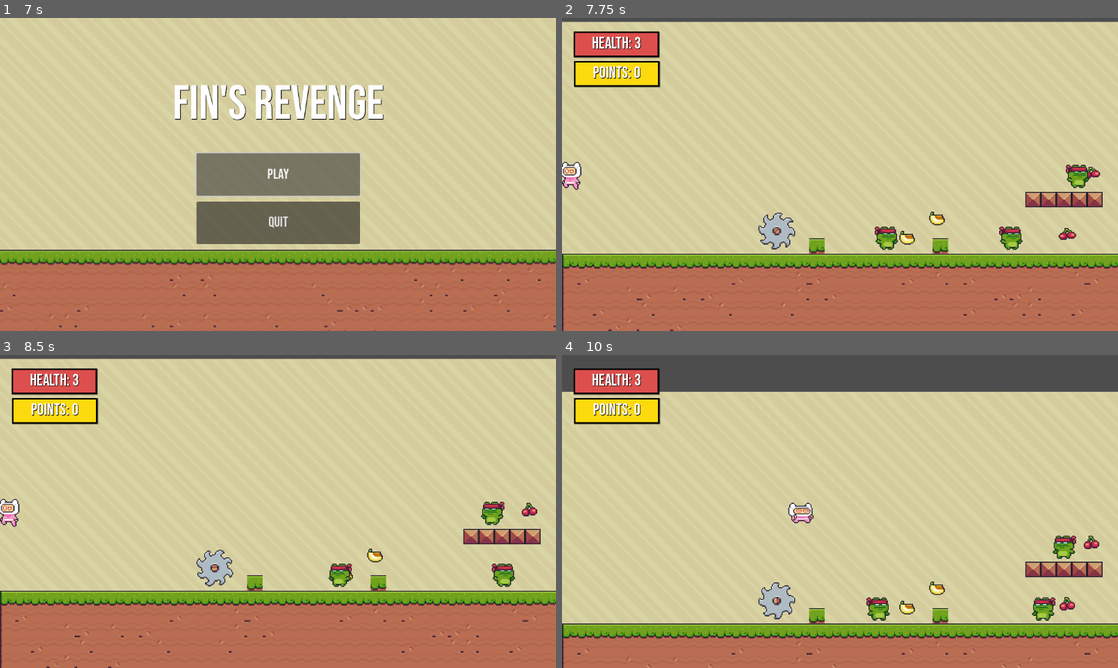
Above: before the commit, frames 1-4 (two rows, left to right).
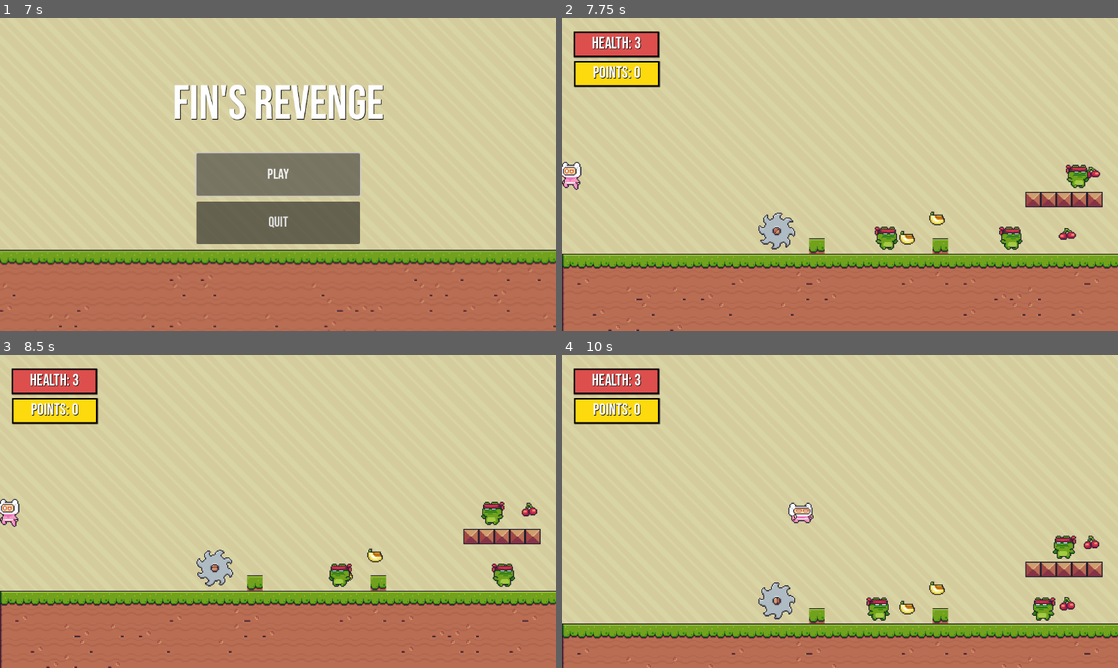
Above: after the commit, the same moments.

Repository: zyguel/Finks-Revenge
Game: Godot game, scene res://scenes/screen/main_menu.tscn
The game is run twice, just before and just after one commit, with the same random seed, the same clock (stepped at 60 frames per second) and the same inputs.
Inputs (mouse positions are in pixels of both pictures, inside the frame that each line leads up to):
- Up to frame 1 (7 s): click "PLAY" at 0.5 s; click "PLAY" at 1.25 s; tap Enter at 2, 3.5, 5 s; move the mouse to (400, 158) at 2.02 s; hold D (move_right) 2.03-3.53 s; tap Space (jump) at 2.27, 2.75, 3.02, 4.25, 4.52, 5.27, 5.75, 6.02 s; move the mouse to (166, 190) at 2.77 s; move the mouse to (333, 105) at 3.52 s; hold A (move_left) 3.53-4.28 s; move the mouse to (250, 237) at 4.27 s; hold D (move_right) 4.28-5.78 s; move the mouse to (444, 221) at 5.02 s; move the mouse to (111, 127) at 5.77 s; hold A (move_left) 5.78-6.53 s; move the mouse to (305, 174) at 6.52 s; hold D (move_right) from 6.53 s (still down)
- Up to frame 2 (7.75 s): move the mouse to (756, 96) at 7.27 s; release D (move_right) at 7.28 s; hold A (move_left) from 7.28 s (still down); tap Space (jump) at 7.52 s
- Up to frame 3 (8.5 s): keep holding A (move_left); move the mouse to (400, 495) at 8.02 s; tap Space (jump) at 8.27 s
- Up to frame 4 (10 s): move the mouse to (728, 527) at 8.77 s; release A (move_left) at 8.78 s; hold D (move_right) from 8.78 s (still down); tap Space (jump) at 9.02 s; move the mouse to (895, 442) at 9.52 s

Frame 1 is identical in both runs. In frame 2, 1.3% of the frame differs, in the area x 0-100%, y 0-2%; in frame 3, 1.3%; in frame 4, 11%, in the area x 0-100%, y 0-12%.
Error in both runs: Cannot call method 'change_scene_to_packed' on a null value. (res://scripts/main_menu.gd:14)

Commit message:
Fix Enemy Bug
They collide with one another. They are intended to pass one another

Diff:
--- a/scenes/frog.tscn
+++ b/scenes/frog.tscn
@@ -263,6 +263,7 @@
 size = Vector2(26, 12)
 
 [node name="Frog" type="CharacterBody2D" groups=["Enemy"]]
+collision_layer = 2
 script = ExtResource("1_vh5s1")
 SPEED = 150.0
 JUMP_VELOCITY = -600.0
--- a/scenes/map.tscn
+++ b/scenes/map.tscn
@@ -573,6 +573,7 @@
 
 [node name="bg" type="TextureRect" parent="bg loop/bgbg"]
 texture_filter = 1
+offset_top = -1458.0
 offset_right = 4608.0
 offset_bottom = 652.0
 texture = ExtResource("1_l4m4s")
--- a/scenes/player.tscn
+++ b/scenes/player.tscn
@@ -334,6 +334,7 @@
 size = Vector2(24, 23.5)
 
 [node name="Player" type="CharacterBody2D" groups=["Player"]]
+collision_mask = 3
 script = ExtResource("1_dlntg")
 SPEED = 400.0
 JUMP_VELOCITY = -900.0
--- a/scripts/flag.gd
+++ b/scripts/flag.gd
@@ -3,8 +3,7 @@
 class_name Checkpoint
 
 @onready var sprite = $flag
-
-@onready var activated = false
+var activated = false
 
 func _ready():
 	sprite.play("idle")
--- a/scripts/game.gd
+++ b/scripts/game.gd
@@ -5,7 +5,6 @@
 @onready var player = $Map/Player
 @onready var spawn = $SpawnPoint
 @onready var checkpoint = $Map/Checkpoint
-
 @onready var transition = $transition
 
 
